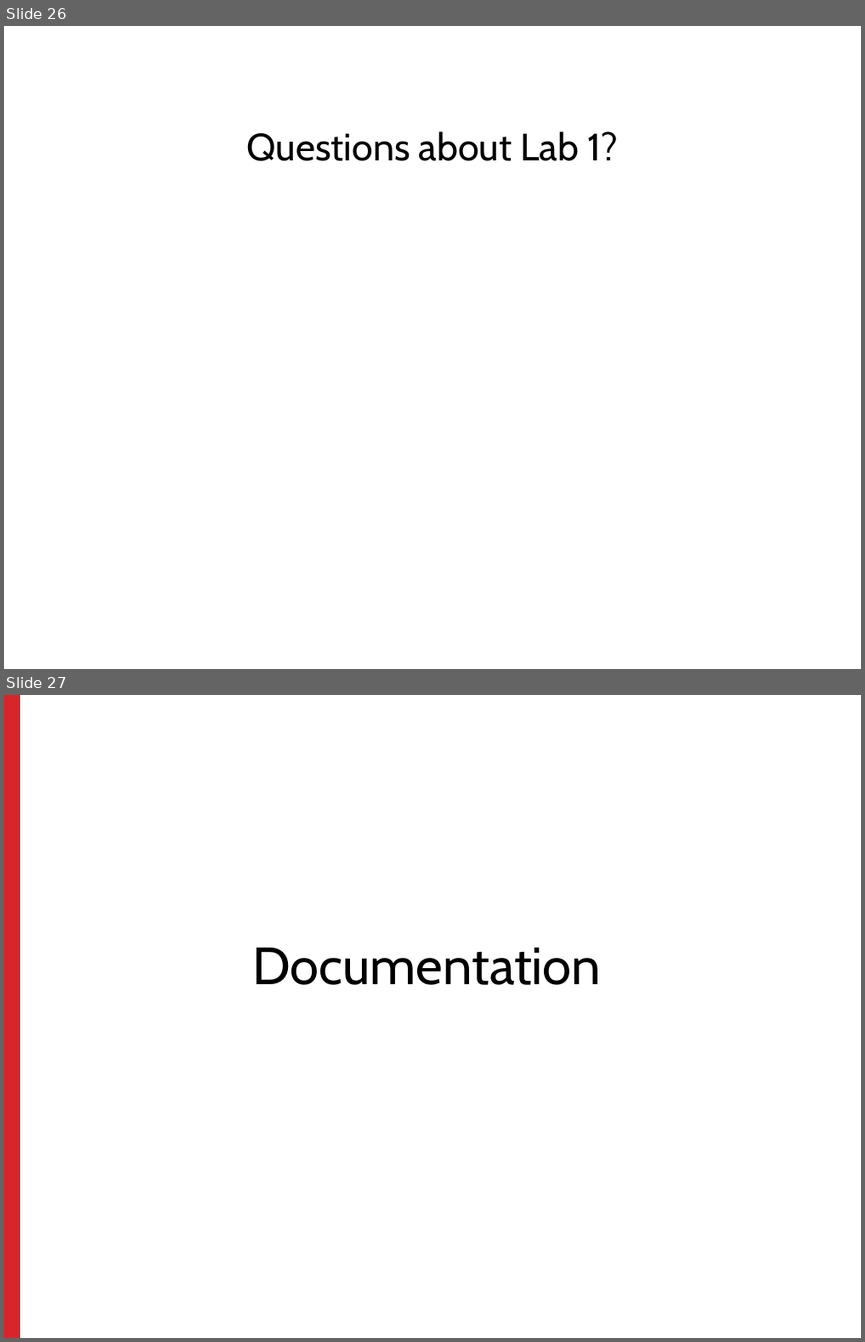
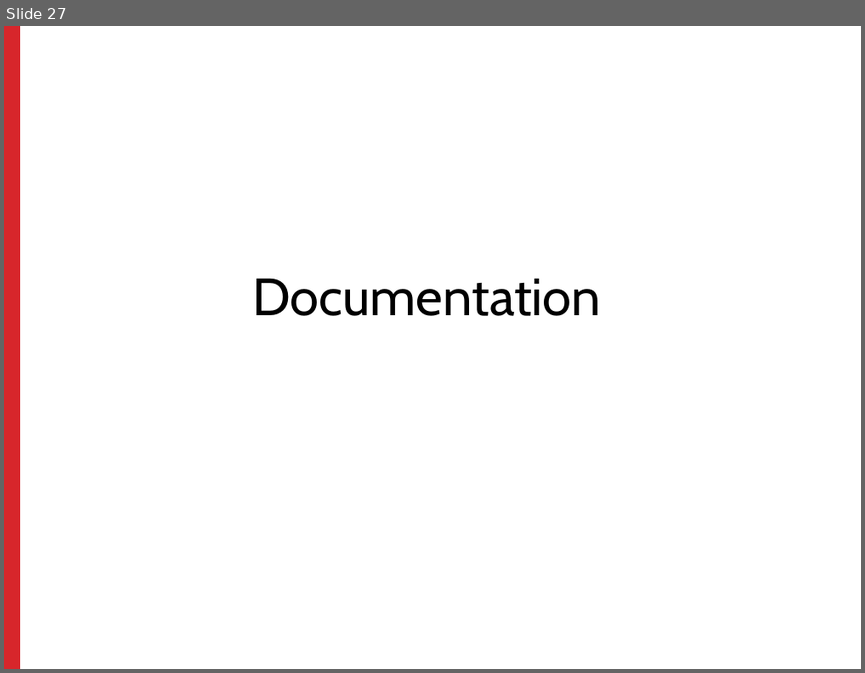
Before and after one commit to cgeeng/TeamActivities, a slide deck: Lab1/CS_5004_Lab1.pptx. Shown one above the other, each under a label of ours: slides 26 and 27 before the commit, slide 27 after it. The pictures are 865x1342 and 865x673 pixels, drawn with LibreOffice and Linux fonts; fonts in the diff are those of the drawing; background and template pictures are left out. Boxes give left, top, right and bottom in pixels: in the first picture for what was removed or moved away, otherwise in the second. Text is boxed around its words. In the diff, an @@ line names an element or a change of style, - is before the commit and + after.

```diff
--- a/Lab1/CS_5004_Lab1.pptx
+++ b/Lab1/CS_5004_Lab1.pptx
@@ slide 26 removed at [4,26,861,669], background #FFFFFF @@
@@ title removed at [247,131,618,161] @@
-Questions about Lab 1?
```
Also in this commit, not shown: 3 slides changed, 2 slides added, 1 other slide removed, 4 other files.
